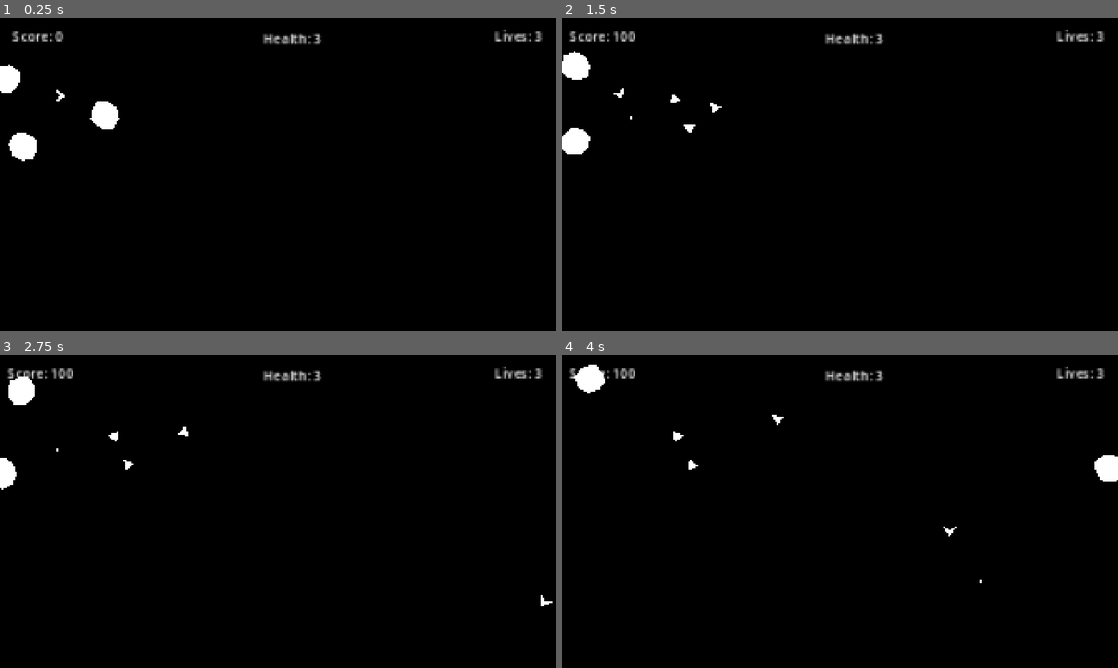
Above: before the commit, frames 1-4 (two rows, left to right).
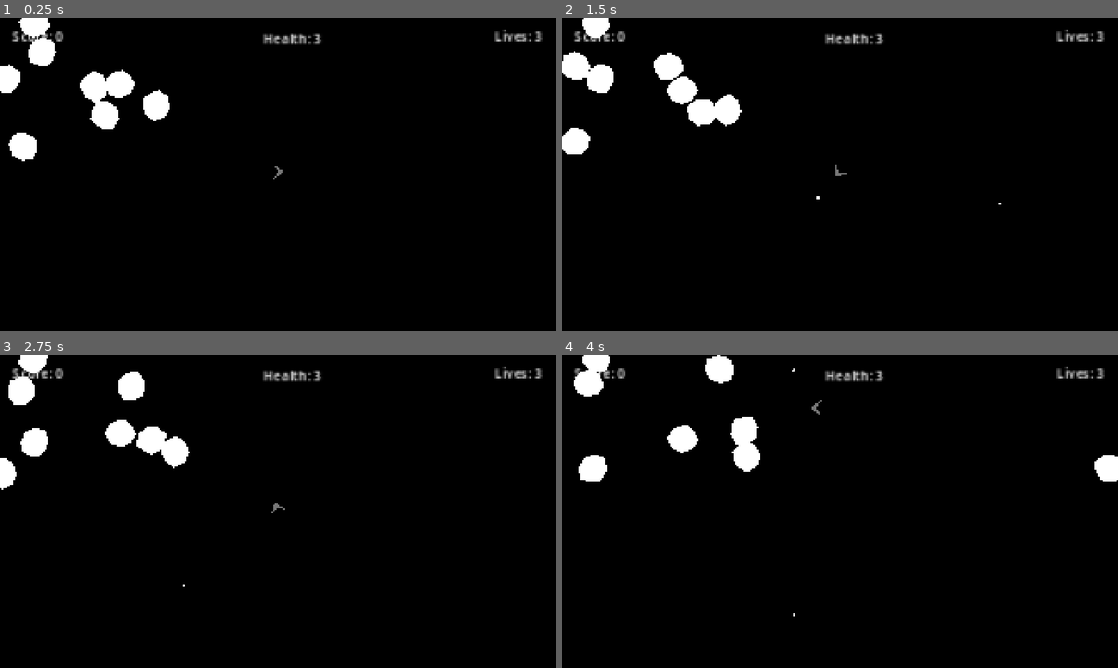
Above: after the commit, the same moments.

Repository: Sunny-Days-Ahead/asteroids
Game: Godot game, scene res://main.tscn
The game is run twice, just before and just after one commit, with the same random seed, the same clock (stepped at 60 frames per second) and the same inputs.
Inputs:
- Up to frame 1 (0.25 s): no input
- Up to frame 2 (1.5 s): hold Right (right) 0.53-1.28 s; tap Space (shoot) at 0.6, 1.35 s; hold S (down) from 1.28 s (still down)
- Up to frame 3 (2.75 s): release S (down) at 2.03 s; hold Right (right) from 2.03 s (still down); tap Space (shoot) at 2.1 s
- Up to frame 4 (4 s): release Right (right) at 2.78 s; hold W (up) 2.78-3.53 s; tap Space (shoot) at 2.85, 3.6 s; hold A (left) from 3.53 s (still down)

The runs differ from the first frame. In frame 1, 1.7% of the frame differs, in the area x 3-51%, y 0-52%; in frame 2, 2.3%; in frame 3, 2.4%, in the area x 1-100%, y 0-81%; in frame 4, 2.3%.

Commit message:
refactor movement

Diff:
--- a/actors/laser/laser.gd
+++ b/actors/laser/laser.gd
@@ -1,7 +1,7 @@
 extends Area2D
 
 var screen_size : Vector2
-var speed = 400
+var speed = 600
 var velocity = 0.0
 var ship_velocity : Vector2 = Vector2.ZERO
 
@@ -23,7 +23,7 @@
 	position.x = wrapf(position.x, 0, screen_size.x)
 	position.y = wrapf(position.y, 0, screen_size.y)
 
-	await get_tree().create_timer(.85).timeout
+	await get_tree().create_timer(1.2).timeout
 	queue_free()
 
 func _on_area_entered(area: Area2D) -> void:
--- a/actors/player/player_ship.gd
+++ b/actors/player/player_ship.gd
@@ -2,11 +2,13 @@
 
 @export_category("Variables")
 @export var speed = 1
-@export var max_speed = 30
-@export var rotation_speed = 1.5
+@export var max_speed = 300
+@export var rotation_speed = 3
 
 @export_category("Sub Nodes")
 @export var laser : PackedScene
+
+const ACCELERATION : float = 100.0
 
 signal player_hit
 
@@ -15,11 +17,21 @@
 
 func _ready() -> void:
 	screen_size = get_viewport_rect().size
+	velocity = Vector2.ZERO
 
 func get_input():
+	var direction : Vector2 = Vector2.RIGHT.rotated(rotation)
 	rotation_direction = Input.get_axis("left", "right")
-	velocity += transform.x * Input.get_axis("down", "up") * move_toward(speed, max_speed, .5)
-
+	##thrust when up is pressed
+	if Input.is_action_pressed("up"):
+		velocity += direction * ACCELERATION
+		if velocity.length() > max_speed:
+			velocity = velocity.normalized() * max_speed
+	##slow down and approach zero when down is pressed
+	if Input.is_action_pressed("down"):
+		velocity.x = move_toward(velocity.x, 0, 10)
+		velocity.y = move_toward(velocity.y, 0, 10)
+	##it is friday in california
 	if Input.is_action_just_pressed("shoot"):
 		var new_laser := laser.instantiate()
 		new_laser.global_rotation = self.rotation
@@ -35,9 +47,11 @@
 	rotation += rotation_direction * rotation_speed * delta
 	move_and_slide()
 
+@warning_ignore("unused_parameter")
 func _process(delta: float) -> void:
 	position.x = wrapf(position.x, 0, screen_size.x)
 	position.y = wrapf(position.y, 0, screen_size.y)
 
+@warning_ignore("unused_parameter")
 func _on_area_2d_area_entered(area: Area2D) -> void:
 	player_hit.emit()
--- a/actors/player/player_ship.tscn
+++ b/actors/player/player_ship.tscn
@@ -17,6 +17,7 @@
 [node name="Polygon2D" type="Polygon2D" parent="." unique_id=1106505721]
 position = Vector2(-0.52668023, 2.511403e-07)
 scale = Vector2(0.57891786, 0.56553453)
+color = Color(0.46423507, 0.46423507, 0.46423507, 1)
 polygon = PackedVector2Array(6.583491, 2.5114028e-07, -2.1067183, -6.188482, 1.5920889, 0, -2.0469723, 6.28624)
 
 [node name="CollisionPolygon2D" type="CollisionPolygon2D" parent="." unique_id=1102551295]
@@ -24,7 +25,7 @@
 polygon = PackedVector2Array(-1.1920929e-07, -4.7683716e-07, 5.0034537, 3.555085, -1.1920929e-07, 7.1101704)
 
 [node name="Marker2D" type="Marker2D" parent="." unique_id=407587126]
-position = Vector2(5.0034533, 2.5114028e-07)
+position = Vector2(6.056812, 2.511403e-07)
 
 [node name="BulletContainer" type="Node" parent="." unique_id=831178459]
 
--- a/main.gd
+++ b/main.gd
@@ -6,15 +6,14 @@
 
 @export var asteroid_container : Node
 
+@export_category("Player Vars")
 @export var player_health : int = 3
 @export var player_lives : int = 3
 # Called when the node enters the scene tree for the first time.
 func _ready() -> void:
 	player_score = 0
+	spawn_asteroid(8)
 
-	spawn_asteroid()
-	spawn_asteroid()
-	spawn_asteroid()
 
 # Called every frame. 'delta' is the elapsed time since the previous frame.
 func _process(delta: float) -> void:
@@ -25,8 +24,7 @@
 		$HUD/Control/MarginContainer/PlayerLives.text = "Lives: " + str(player_lives)
 		player_health = 3
 		$HUD/Control/MarginContainer3/PlayerHealth.text = "Health: " + str(player_health)
-		global_position = Vector2(width/2, length/2)
-		print("minus one life")
+		$PlayerShip.global_position = Vector2(width/2, length/2)
 	if player_lives == 0:
 		get_tree().quit()
 
@@ -44,13 +42,18 @@
 	$HUD/Control/MarginContainer2/PlayerScore.text = "Score: " + str(player_score)
 	hit_asteroid.queue_free()
 
-func _on_timer_timeout() -> void:
-	spawn_asteroid()
+func _on_asteroid_timer_timeout() -> void:
+	spawn_asteroid(2)
 
-func spawn_asteroid():
-	var big_asteroid_instance = big_asteroid.instantiate()
-	asteroid_container.add_child(big_asteroid_instance)
-	big_asteroid_instance.score_100.connect(_on_score_100)
+func _on_player_ship_player_hit() -> void:
+	player_health -= 1
+	$HUD/Control/MarginContainer3/PlayerHealth.text = "Health: " + str(player_health)
+
+func spawn_asteroid(count: int):
+	for value in count:
+		var big_asteroid_instance = big_asteroid.instantiate()
+		asteroid_container.add_child(big_asteroid_instance)
+		big_asteroid_instance.score_100.connect(_on_score_100)
 
 func spawn_small_asteroid(x, y):
 	var small_asteroid_instance = small_asteroid.instantiate()
@@ -58,8 +61,3 @@
 	small_asteroid_instance.score_50.connect(_on_score_50)
 	small_asteroid_instance.global_position.x = x
 	small_asteroid_instance.global_position.y = y
-
-
-func _on_player_ship_player_hit() -> void:
-	player_health -= 1
-	$HUD/Control/MarginContainer3/PlayerHealth.text = "Health: " + str(player_health)
--- a/main.tscn
+++ b/main.tscn
@@ -65,29 +65,21 @@
 layout_mode = 2
 text = "Health: 3"
 
-[node name="MarginContainer" type="MarginContainer" parent="." unique_id=318663817]
-custom_minimum_size = Vector2(1, 1)
-anchors_preset = 15
-anchor_right = 1.0
-anchor_bottom = 1.0
-grow_horizontal = 2
-grow_vertical = 2
-
-[node name="ColorRect" type="ColorRect" parent="." unique_id=216199276]
+[node name="Background" type="ColorRect" parent="." unique_id=216199276]
 custom_minimum_size = Vector2(1920, 1080)
-offset_left = -1.0
-offset_right = 1919.0
+offset_left = -2.0
+offset_right = 1918.0
 offset_bottom = 1080.0
 color = Color(0, 0, 0, 1)
 
 [node name="PlayerShip" parent="." unique_id=802837724 instance=ExtResource("1_ig7tw")]
-position = Vector2(202.99997, 268.99997)
+position = Vector2(956.9999, 530)
 
 [node name="AsteroidContainer" type="Node" parent="." unique_id=537410721]
 
-[node name="Timer" type="Timer" parent="." unique_id=849074482]
-wait_time = 30.0
+[node name="AsteroidTimer" type="Timer" parent="." unique_id=849074482]
+wait_time = 15.0
 autostart = true
 
 [connection signal="player_hit" from="PlayerShip" to="." method="_on_player_ship_player_hit"]
-[connection signal="timeout" from="Timer" to="." method="_on_timer_timeout"]
+[connection signal="timeout" from="AsteroidTimer" to="." method="_on_asteroid_timer_timeout"]
